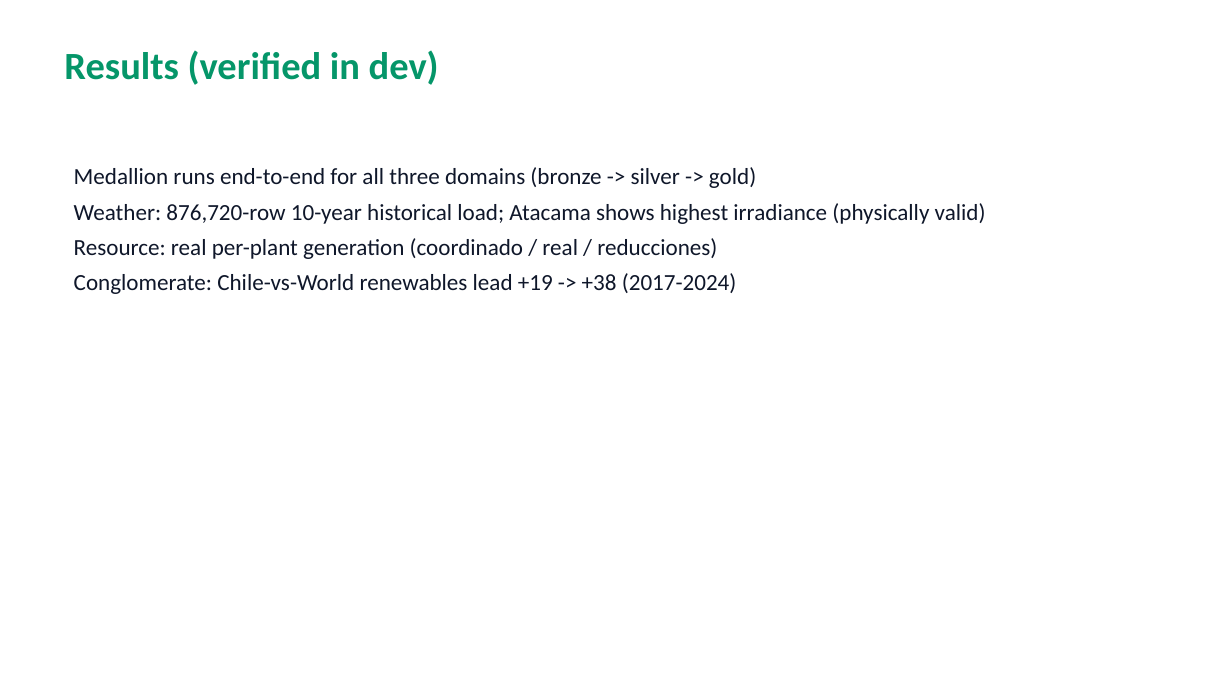
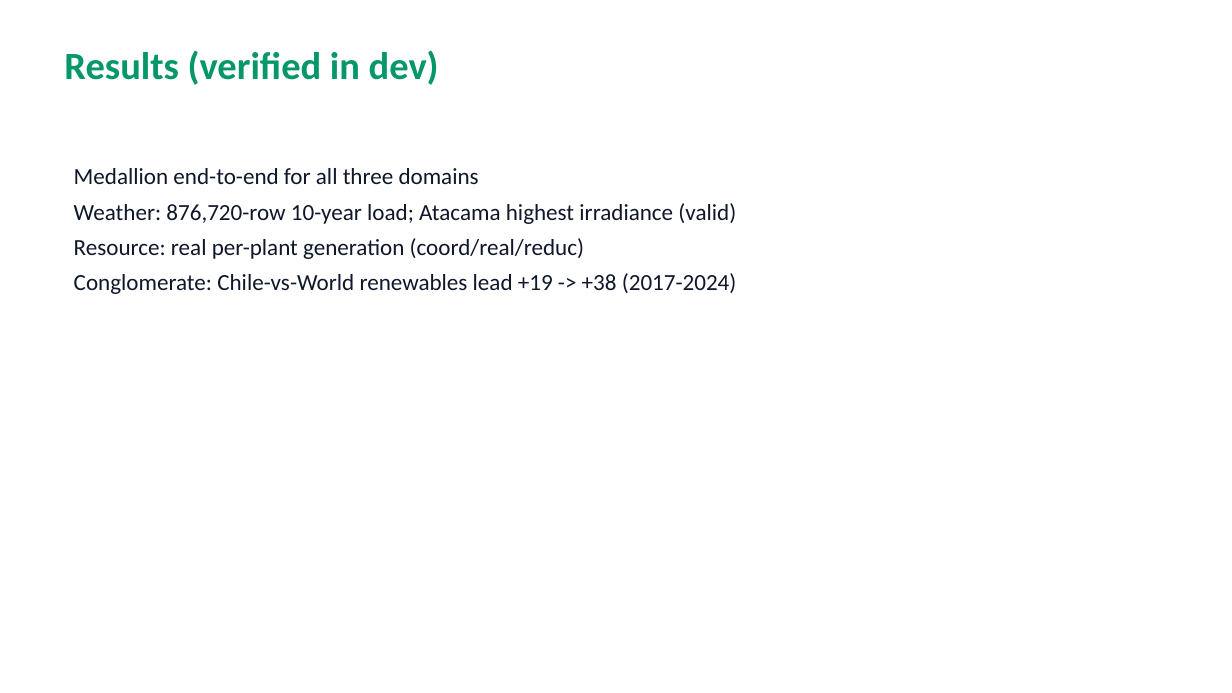
Before and after one commit to fuad-onate-evs/poc_databricks_evalueserve, a slide deck: slide 6 of docs/overview/poc-deck.pptx (slide 5 before the commit). Drawn at 1232x693 pixels with LibreOffice and Linux fonts; fonts in the diff are those of the drawing. Boxes give left, top, right and bottom in pixels: in the first picture for what was removed or moved away, otherwise in the second. Text is boxed around its words. In the diff, an @@ line names an element or a change of style, - is before the commit and + after.

Commit message:
docs: refresh deliverables — weather NASA star schema + marts + AI/BI dashboard (time series & KPIs)

```diff
--- a/docs/overview/poc-deck.pptx
+++ b/docs/overview/poc-deck.pptx
@@ text at bbox=[74, 168, 736, 259]: text changed @@
-Medallion runs end-to-end for all three domains (bronze -> silver -> gold)
-Weather: 876,720-row 10-year historical load; Atacama shows highest irradiance (physically valid)
-Resource: real per-plant generation (coordinado / real / reducciones)
+Medallion end-to-end for all three domains
+Weather: 876,720-row 10-year load; Atacama highest irradiance (valid)
+Resource: real per-plant generation (coord/real/reduc)
```
Also in this commit, not shown: 3 other slides changed, 1 slide added, 1 slide removed, 6 other files.
